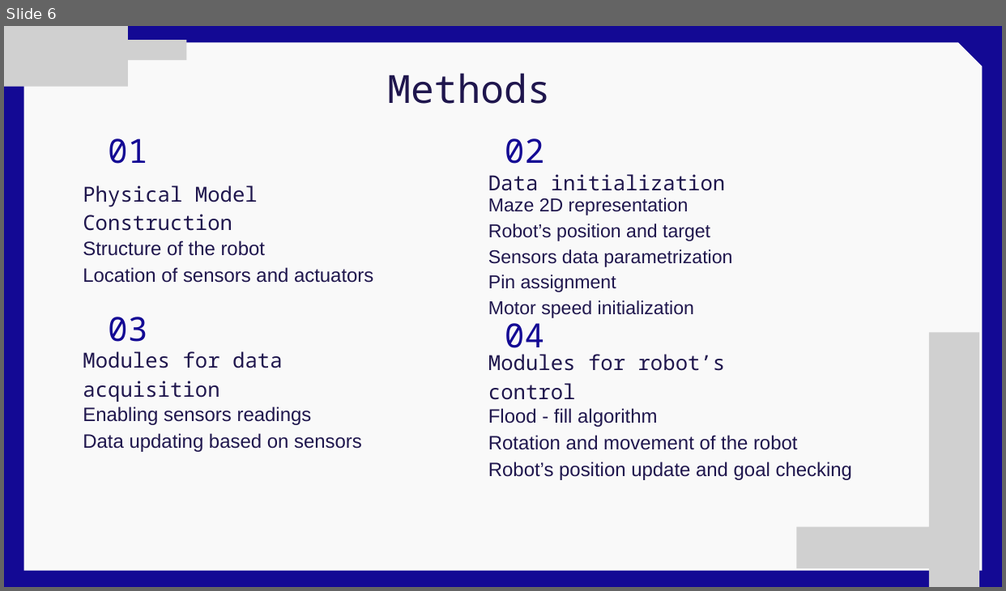
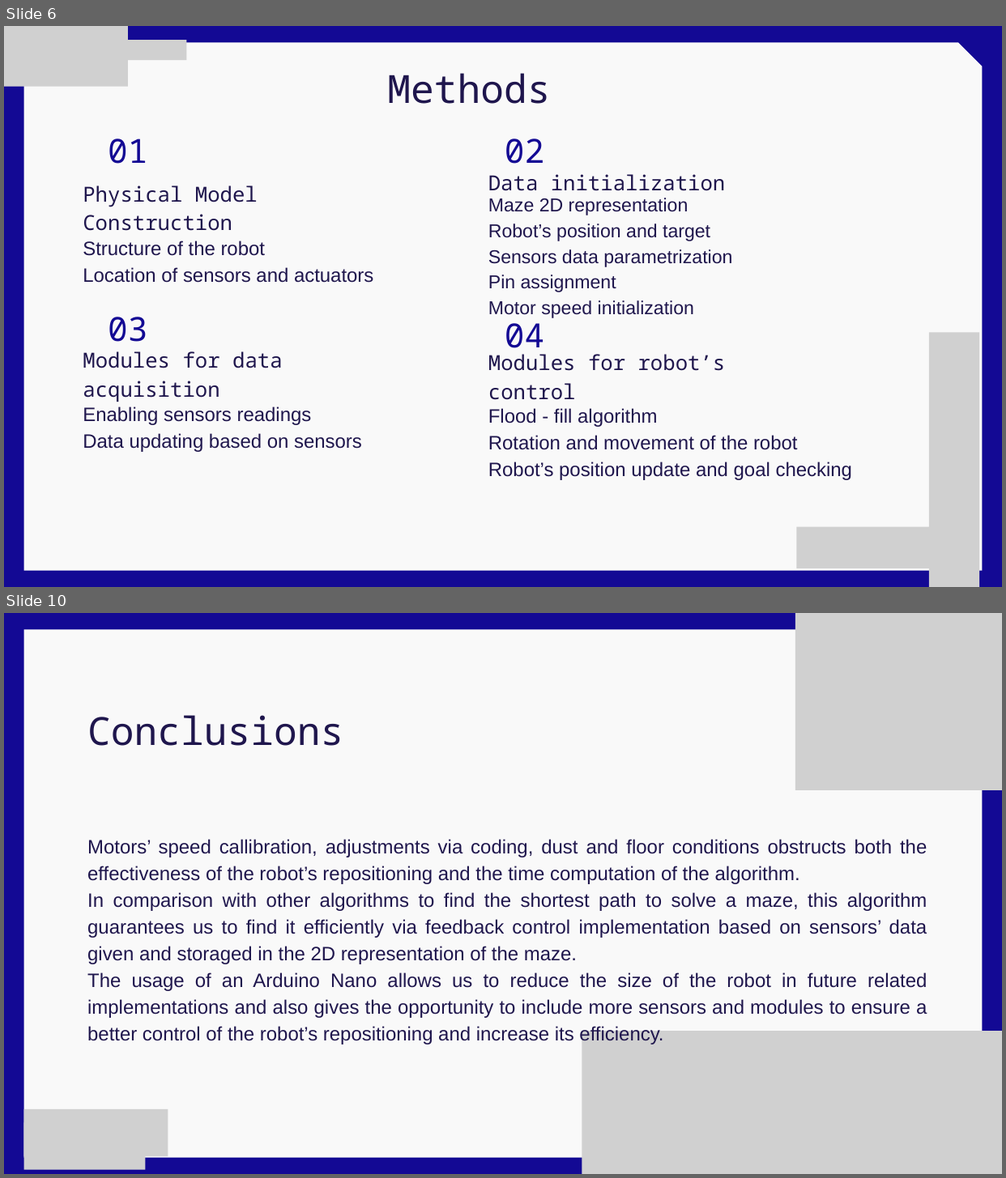
Before and after one commit to GenCabMon/proy_final_controlcont, a slide deck: Flood-Fill Algorithm for Maze Solving.pptx. Shown one above the other, each under a label of ours: slide 6 before the commit, slides 6 and 10 after it; the slides between them are not shown. The pictures are 1006x591 and 1006x1178 pixels, drawn with LibreOffice and Linux fonts; fonts in the diff are those of the drawing; grey boxes stand for pictures. Boxes give left, top, right and bottom in pixels: in the first picture for what was removed or moved away, otherwise in the second. Text is boxed around its words. In the diff, an @@ line names an element or a change of style, - is before the commit and + after.

Commit message:
Pptx done. Code done.

```diff
--- a/Flood-Fill Algorithm for Maze Solving.pptx
+++ b/Flood-Fill Algorithm for Maze Solving.pptx
@@ slide 10 added at (4, 613, 1002, 1174), background #130994 @@
@@ freeform shape added at (24, 629, 982, 1158), fill #F9F9F9 @@
@@ picture added at (795, 613, 1002, 790) @@
@@ text added at (87, 715, 343, 746), 56 pt, text #1F164D @@
+Conclusions
@@ text added at (87, 839, 927, 1046), 28 pt, text #1F164D @@
+Motors’ speed callibration, adjustments via coding, dust and floor conditions obstructs both the effectiveness of the robot’s repositioning and the time computation of the algorithm.
+In comparison with other algorithms to find the shortest path to solve a maze, this algorithm guarantees us to find it efficiently via feedback control implementation based on sensors’ data given and storaged in the 2D representation of the maze.
+The usage of an Arduino Nano allows us to reduce the size of the robot in future related implementations and also gives the opportunity to include more sensors and modules to ensure a better control of the robot’s repositioning and increase its efficiency.
@@ picture added at (582, 1031, 1002, 1174) @@
@@ picture added at (24, 1110, 168, 1157) @@
@@ picture added at (24, 1123, 145, 1170) @@
```
Also in this commit, not shown: 3 other slides added, 3 slides removed, 1 other file.
